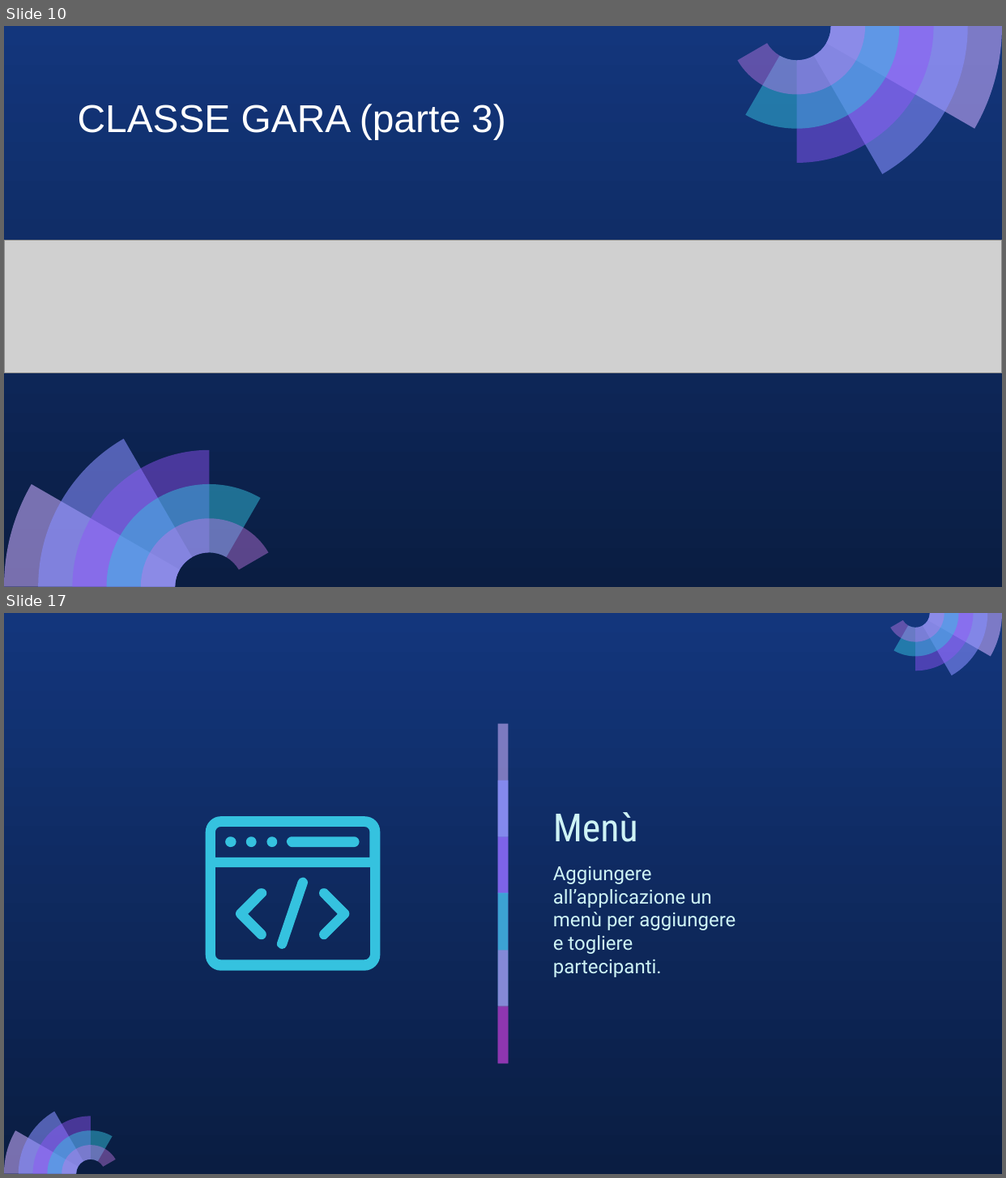
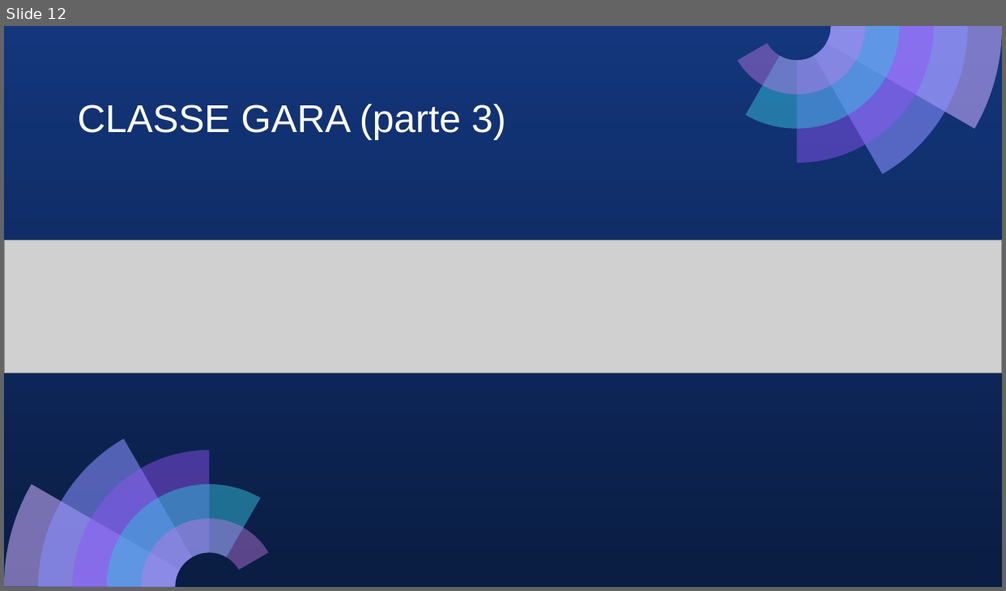
Before and after one commit to LorenzoBastianelli/Progetto_Maratona, a slide deck: File/ProgettoMaratonaBastianelli_Fiore.pptx. Shown one above the other, each under a label of ours: slides 10 and 17 before the commit, slide 12 after it; the slides between them are not shown. The pictures are 1006x1178 and 1006x591 pixels, drawn with LibreOffice and Linux fonts; fonts in the diff are those of the drawing; grey boxes stand for pictures. Boxes give left, top, right and bottom in pixels: in the first picture for what was removed or moved away, otherwise in the second. Text is boxed around its words. In the diff, an @@ line names an element or a change of style, - is before the commit and + after.

```diff
--- a/File/ProgettoMaratonaBastianelli_Fiore.pptx
+++ b/File/ProgettoMaratonaBastianelli_Fiore.pptx
@@ slide 17 removed at (4,613,1002,1174), background gradient #13367C to #0A1D42 @@
@@ group removed at (890,613,1002,676): 5 freeform shapes @@
@@ title removed at (553,812,638,842) @@
-Menù
@@ group removed at (206,816,380,971): 8 freeform shapes @@
@@ text removed at (553,867,735,977) @@
-Aggiungere all’applicazione un menù per aggiungere e togliere partecipanti.
@@ group removed at (498,724,508,1064): 6 rectangles @@
@@ group removed at (4,1112,116,1174): 5 freeform shapes @@
@@ what was slide 10 is now slide 12 @@
```
Also in this commit, not shown: 3 slides changed, 5 slides added, 4 other slides removed, 3 other files.
